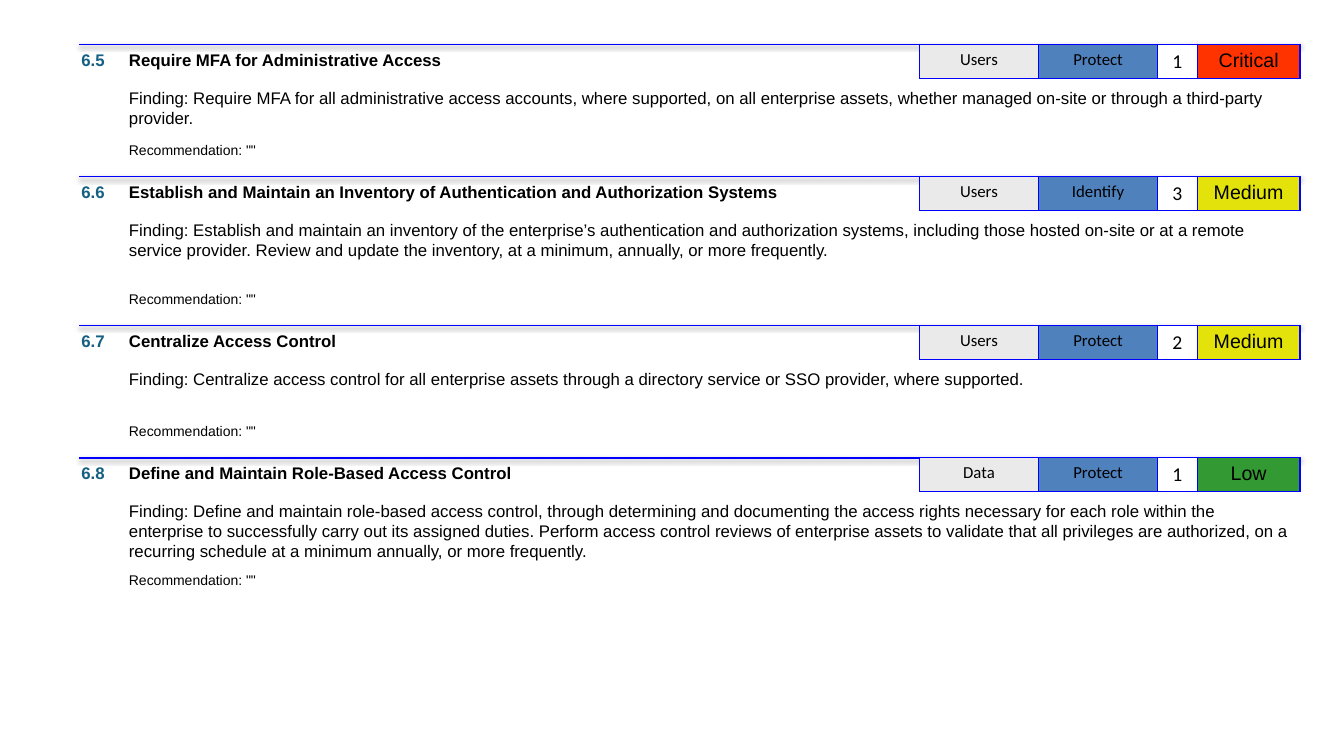
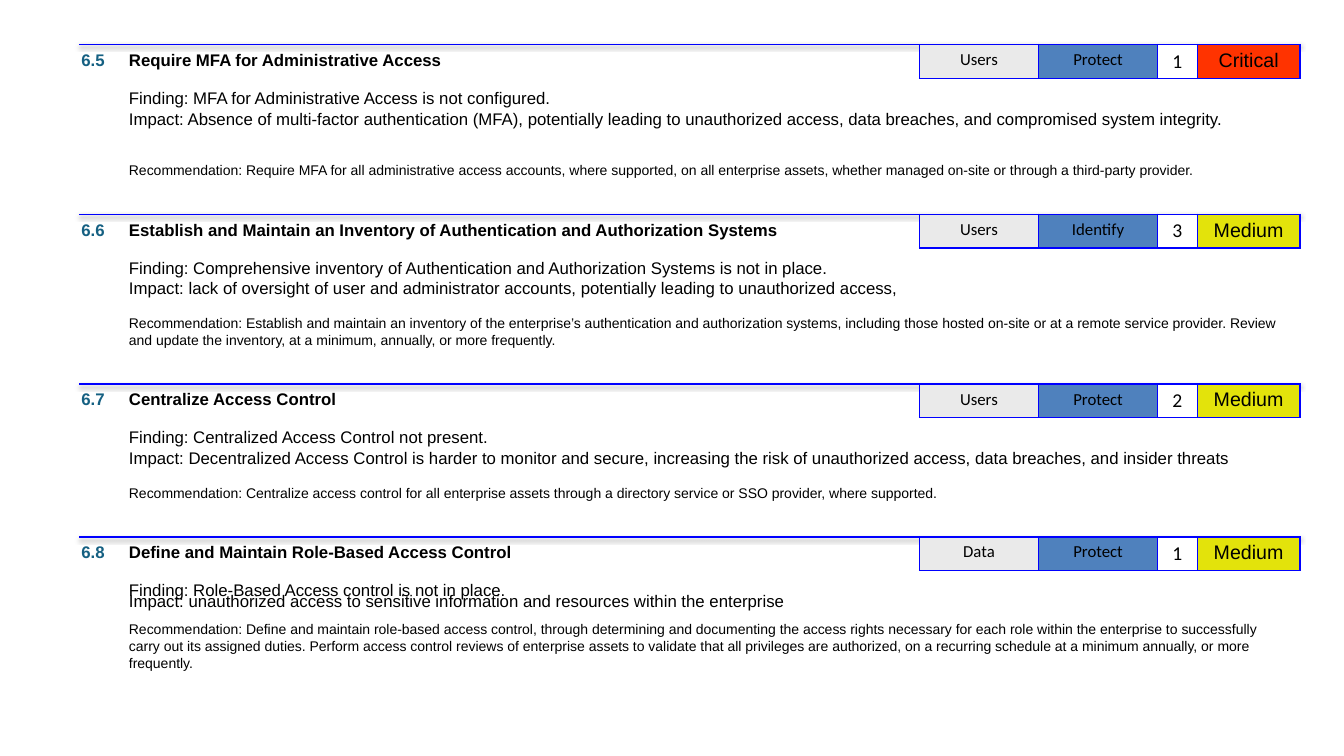
Before and after one commit to lablanco/PowerPointAutomation, a slide deck: slide 16 of ppts/0001_SUMMARY.pptx (slide 15 before the commit). Drawn at 1344x756 pixels with LibreOffice and Linux fonts; fonts in the diff are those of the drawing. Boxes give left, top, right and bottom in pixels: in the first picture for what was removed or moved away, otherwise in the second. Text is boxed around its words. In the diff, an @@ line names an element or a change of style, - is before the commit and + after.

```diff
--- a/ppts/0001_SUMMARY.pptx
+++ b/ppts/0001_SUMMARY.pptx
@@ text at bbox=[129, 113, 1222, 129]: text changed; size 10 to 12 pt @@
-Recommendation: ""
+Impact: Absence of multi-factor authentication (MFA), potentially leading to unauthorized access, data breaches, and compromised system integrity.
@@ text added at bbox=[129, 92, 550, 108], 12 pt, text #000000 @@
+Finding: MFA for Administrative Access is not configured.
@@ text at bbox=[129, 165, 1194, 178]: text changed; size 12 to 10 pt @@
-Finding: Require MFA for all administrative access accounts, where supported, on all enterprise assets, whether managed on-site or through a third-party provider.
+Recommendation: Require MFA for all administrative access accounts, where supported, on all enterprise assets, whether managed on-site or through a third-party provider.
@@ 2 texts, 1 table, 1 line: place and size @@
-2 texts, 1 table, 1 line at bbox=[80, 176, 1301, 208]
+2 texts, 1 table, 1 line at bbox=[80, 215, 1301, 246]
@@ text at bbox=[129, 262, 827, 278]: text changed; size 10 to 12 pt @@
-Recommendation: ""
+Finding: Comprehensive inventory of Authentication and Authorization Systems is not in place.
@@ text added at bbox=[129, 282, 897, 298], 12 pt, text #000000 @@
+Impact: lack of oversight of user and administrator accounts, potentially leading to unauthorized access,
@@ text at bbox=[129, 318, 1276, 348]: text changed; size 12 to 10 pt @@
-Finding: Establish and maintain an inventory of the enterprise’s authentication and authorization systems, including those hosted on-site or at a remote service provider. Review and update the inventory, at a minimum, annually, or more frequently.
+Recommendation: Establish and maintain an inventory of the enterprise’s authentication and authorization systems, including those hosted on-site or at a remote service provider. Review and update the inventory, at a minimum, annually, or more frequently.
@@ 2 texts, 1 table, 1 line: place and size @@
-2 texts, 1 table, 1 line at bbox=[80, 326, 1301, 357]
+2 texts, 1 table, 1 line at bbox=[80, 384, 1301, 415]
@@ text removed at bbox=[129, 426, 242, 436] @@
-Recommendation: ""
@@ text added at bbox=[129, 431, 488, 447], 12 pt, text #000000 @@
+Finding: Centralized Access Control not present.
@@ text added at bbox=[129, 452, 1228, 468], 12 pt, text #000000 @@
+Impact: Decentralized Access Control is harder to monitor and secure, increasing the risk of unauthorized access, data breaches, and insider threats
@@ text at bbox=[129, 488, 937, 501]: text changed; size 12 to 10 pt @@
-Finding: Centralize access control for all enterprise assets through a directory service or SSO provider, where supported.
+Recommendation: Centralize access control for all enterprise assets through a directory service or SSO provider, where supported.
@@ 2 texts, 1 table, 1 line: place and size @@
-2 texts, 1 table, 1 line at bbox=[80, 458, 1301, 489]
+2 texts, 1 table, 1 line at bbox=[80, 537, 1301, 569]
@@ table at bbox=[920, 537, 1300, 569] @@
-row 1, column 4: Low
+row 1, column 4: Medium
@@ fill #339933 to #E3E30B in row 1, column 4 @@
@@ text removed at bbox=[129, 575, 242, 585] @@
-Recommendation: ""
@@ text added at bbox=[129, 584, 506, 601], 12 pt, text #000000 @@
+Finding: Role-Based Access control is not in place.
@@ text added at bbox=[129, 593, 784, 611], 12 pt, text #000000 @@
+Impact: unauthorized access to sensitive information and resources within the enterprise
@@ text at bbox=[129, 624, 1257, 671]: text changed; size 12 to 10 pt @@
-Finding: Define and maintain role-based access control, through determining and documenting the access rights necessary for each role within the enterprise to successfully carry out its assigned duties. Perform access control reviews of enterprise assets to validate that all privileges are authorized, on a recurring schedule at a minimum annually, or more frequently.
+Recommendation: Define and maintain role-based access control, through determining and documenting the access rights necessary for each role within the enterprise to successfully carry out its assigned duties. Perform access control reviews of enterprise assets to validate that all privileges are authorized, on a recurring schedule at a minimum annually, or more frequently.
```
Also in this commit, not shown: 38 other slides changed, 10 slides added, 4 slides removed, 4 other files.
